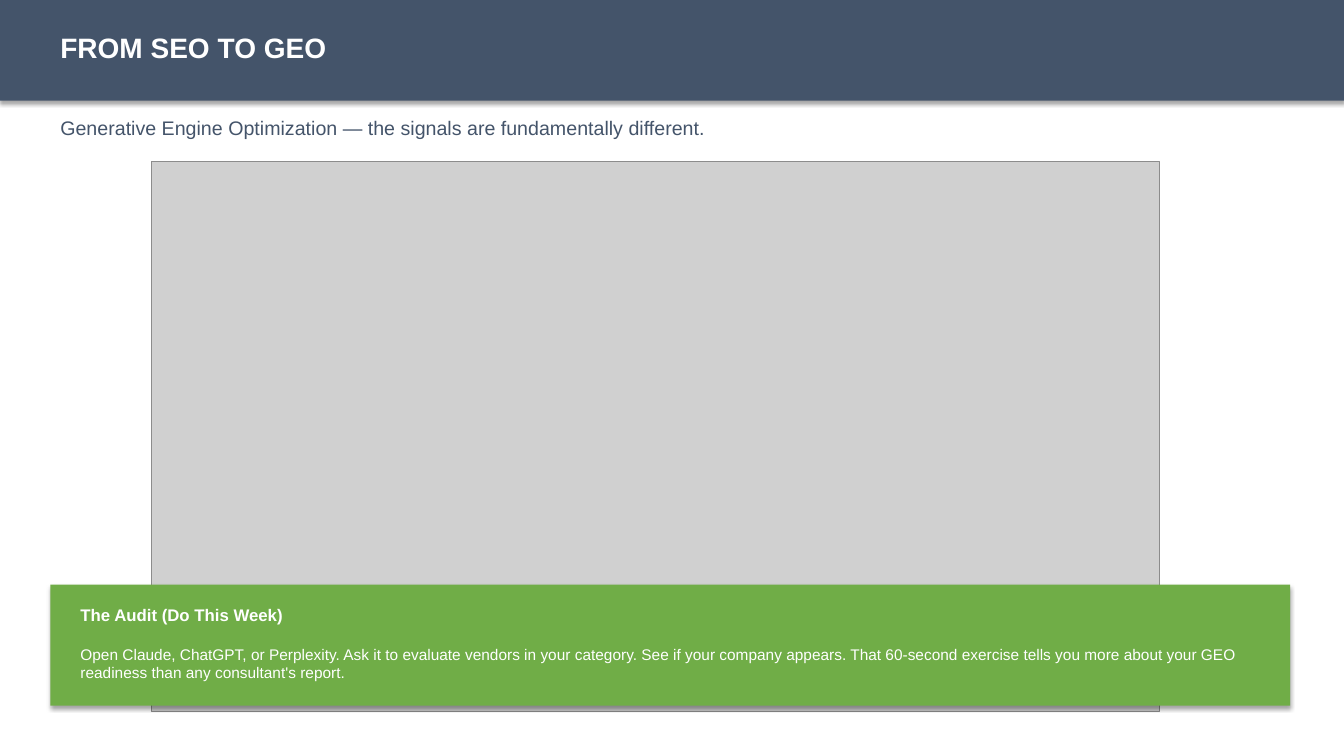
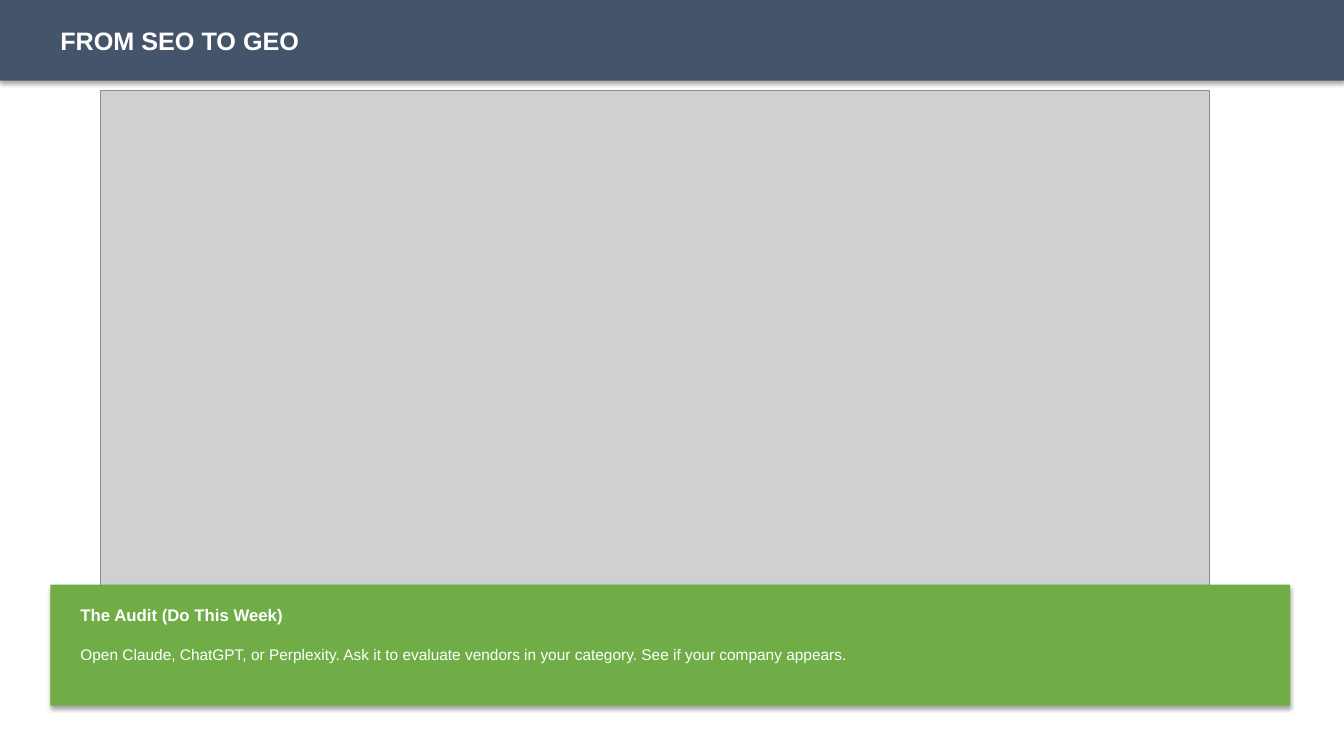
Before and after one commit to chrisohara99/futureofpmm, a slide deck: slide 5 of dist/curriculum/chapter-01/chapter-01-sap.pptx (slide 6 before the commit). Drawn at 1344x756 pixels with LibreOffice and Linux fonts; fonts in the diff are those of the drawing; grey boxes stand for pictures. Boxes give left, top, right and bottom in pixels: in the first picture for what was removed or moved away, otherwise in the second. Text is boxed around its words. In the diff, an @@ line names an element or a change of style, - is before the commit and + after.

```diff
--- a/dist/curriculum/chapter-01/chapter-01-sap.pptx
+++ b/dist/curriculum/chapter-01/chapter-01-sap.pptx
@@ rectangle: place and size @@
-rectangle at [0, 0, 1344, 101]
+rectangle at [0, 0, 1344, 81]
@@ text "FROM SEO TO GEO" at [60, 32, 299, 51]: size 20 to 18 pt @@
@@ picture: place and size @@
-picture at [151, 161, 1159, 712]
+picture at [101, 91, 1210, 696]
@@ text removed at [60, 120, 705, 139] @@
-Generative Engine Optimization — the signals are fundamentally different.
@@ text at [80, 649, 846, 663]: text changed @@
-Open Claude, ChatGPT, or Perplexity. Ask it to evaluate vendors in your category. See if your company appears. That 60-second exercise tells you more about your GEO readiness than any consultant's report.
+Open Claude, ChatGPT, or Perplexity. Ask it to evaluate vendors in your category. See if your company appears.
```
Also in this commit, not shown: 5 other slides changed, 4 slides added, 3 slides removed, 11 other files.
